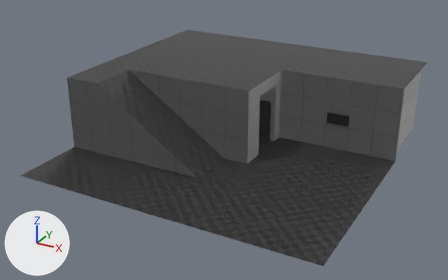
Two versions of the Blender file scenes/example_scene.blend, one commit apart.
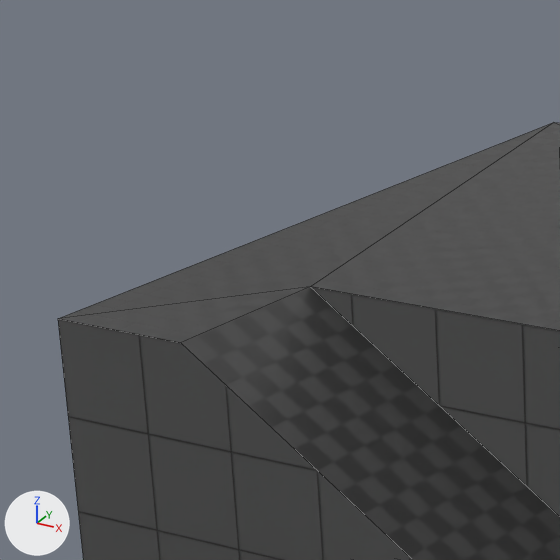
Each version is shown whole from a camera (50 mm lens) standing at (7.73, -19.58, 10.59) and looking at (-3.04, 0.0, 0.8), then close up on the part from 12% to 42% of the width and 0% to 49% of the height. The lights are fixed; the arrows at lower left show +X, +Y and +Z. The first two pictures are the older version. The close-ups show mesh edges as thin lines.
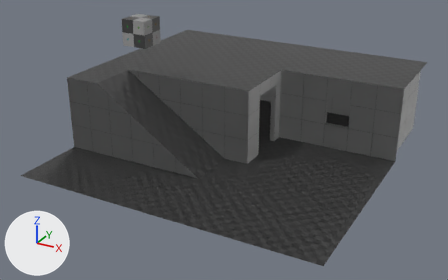
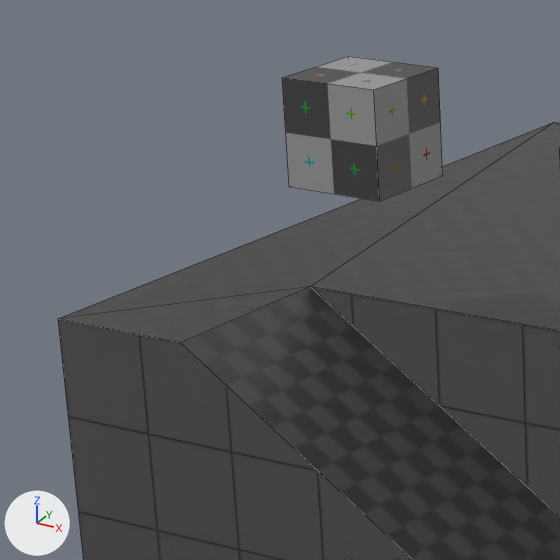
What changed in the scene script:
```text
Add me_cube_033:
    me_cube_033.from_pydata(...)  # a box spanning x -0.5..0.5, y -0.5..0.5, z -0.5..0.5
    me_cube_033.materials.append(mat_dev_uv_grid)
Add ob_cube_035:
    ob_cube_035 = bpy.data.objects.new('Cube.035', me_cube_033)
    ob_cube_035.parent = ob_empty_012
    ob_cube_035.matrix_parent_inverse = Matrix(((1.0, 0.0, 0.0, -1.0), (0.0, 1.0, 0.0, 2.0), (0.0, 0.0, 1.0, -3.0), (0.0, 0.0, 0.0, 1.0)))
    ob_cube_035.location = (1.0, -2.0, 3.0)
Add ob_empty_012:
    ob_empty_012 = bpy.data.objects.new('Empty.012', None)
    ob_empty_012.location = (-6.0, -1.0, 5.0)
```

Boxes [x1, y1, x2, y2] around the edits, measured in the close-ups (560 x 560 px):
'Cube.035', added
    after: [282, 56, 443, 201]
